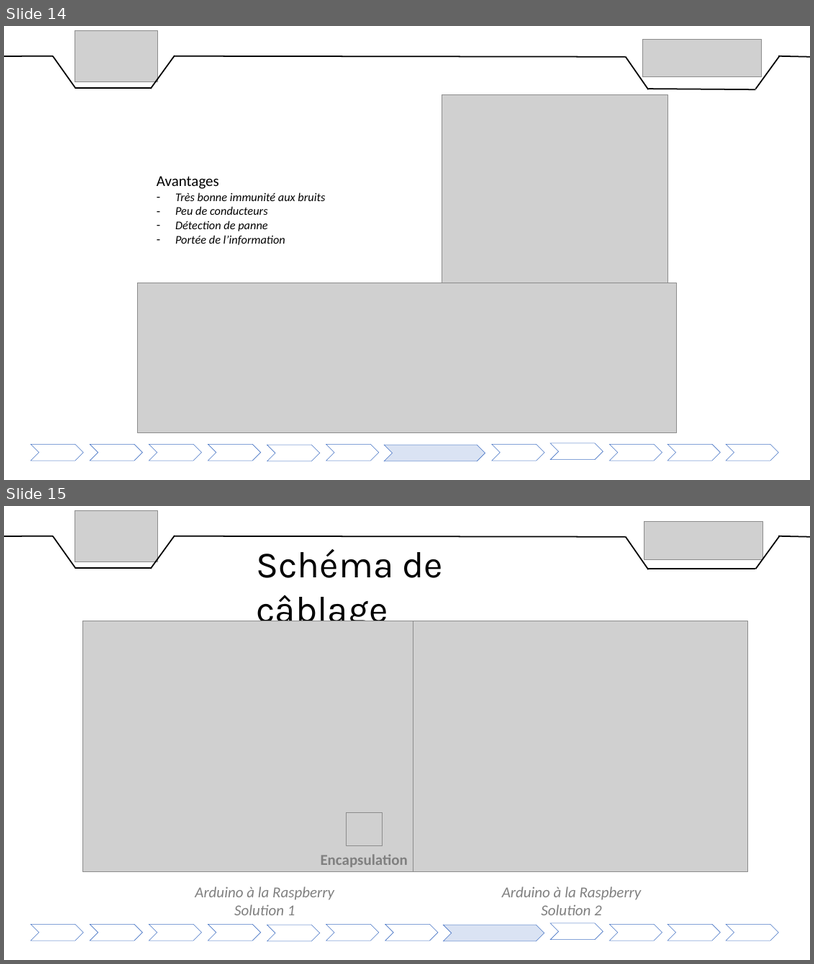
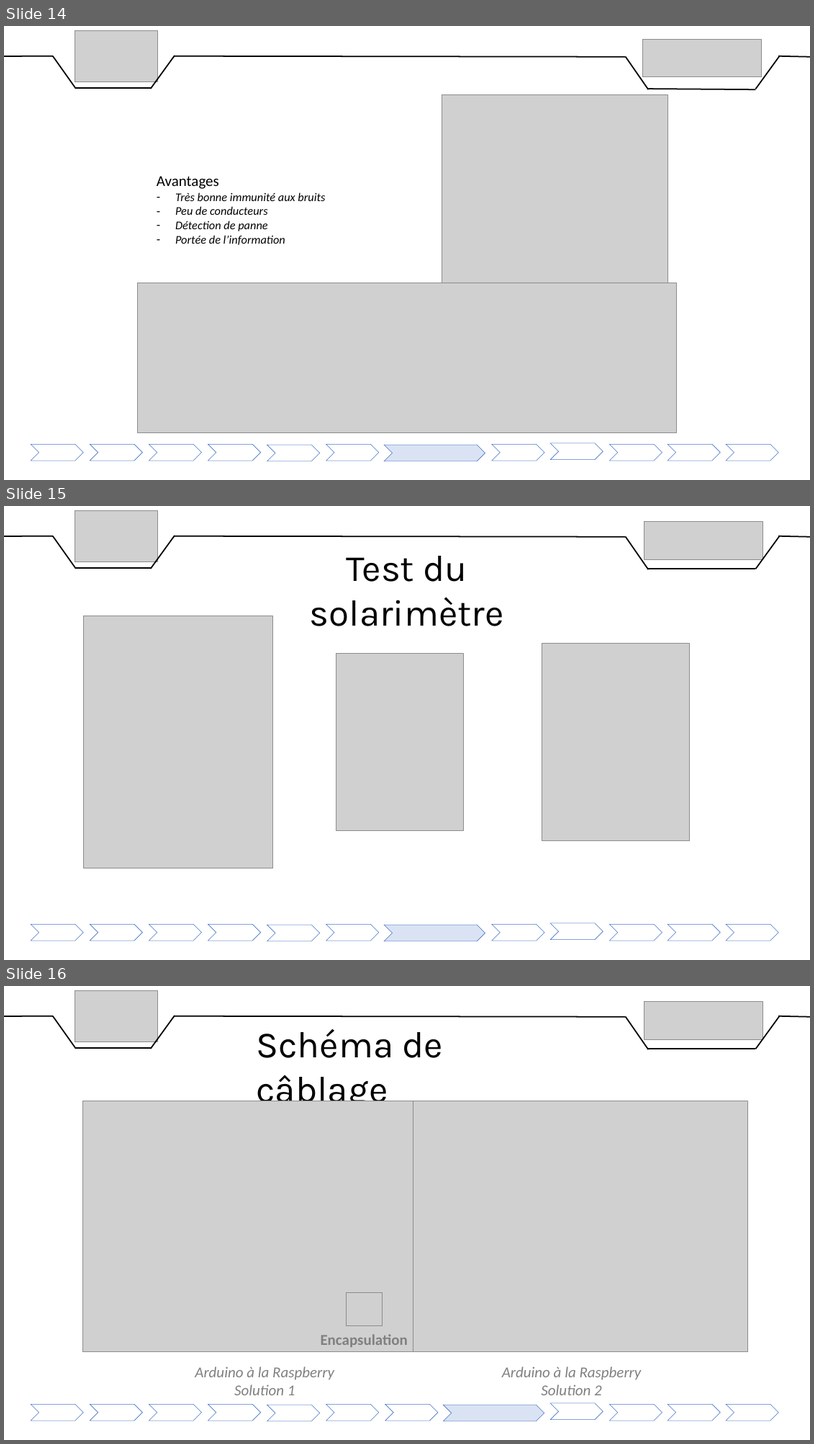
Before and after one commit to DylanChe/SupervisionSerre, a slide deck: oral_projet/revue_final/diaporama_revue_finale_willy.pptx. Shown one above the other, each under a label of ours: slides 14 and 15 before the commit, slides 14, 15 and 16 after it. The pictures are 814x964 and 814x1444 pixels, drawn with LibreOffice and Linux fonts; fonts in the diff are those of the drawing; grey boxes stand for pictures. Boxes give left, top, right and bottom in pixels: in the first picture for what was removed or moved away, otherwise in the second. Text is boxed around its words. In the diff, an @@ line names an element or a change of style, - is before the commit and + after.

```diff
--- a/oral_projet/revue_final/diaporama_revue_finale_willy.pptx
+++ b/oral_projet/revue_final/diaporama_revue_finale_willy.pptx
@@ slide 15 added at box(4, 506, 810, 960), background #FFFFFF @@
@@ picture added at box(75, 510, 158, 561) @@
@@ picture added at box(645, 522, 764, 559) @@
@@ line added from (4, 536) to (53, 536), #000000 1.5 pt @@
@@ line added from (53, 536) to (75, 569), #000000 1.5 pt @@
@@ line added from (175, 536) to (150, 569), #000000 1.5 pt @@
@@ line added from (174, 536) to (626, 537), #000000 1.5 pt @@
@@ line added from (626, 537) to (649, 569), #000000 1.5 pt @@
@@ line added from (780, 536) to (756, 569), #000000 1.5 pt @@
@@ line added from (779, 536) to (810, 537), #000000 1.5 pt @@
@@ line added from (75, 569) to (152, 569), #000000 1.5 pt @@
@@ text added at box(310, 556, 504, 626), 44 pt, text #000000 @@
+Test du solarimètre
@@ line added from (649, 569) to (756, 569), #000000 1.5 pt @@
@@ picture added at box(83, 616, 273, 867) @@
@@ picture added at box(337, 654, 464, 830) @@
@@ picture added at box(542, 644, 690, 840) @@
@@ chevron added at box(31, 924, 83, 940), outline #4472C4 0.5 pt @@
@@ chevron added at box(90, 924, 142, 940), outline #4472C4 0.5 pt @@
@@ chevron added at box(149, 924, 202, 940), outline #4472C4 0.5 pt @@
@@ chevron added at box(208, 924, 260, 940), outline #4472C4 0.5 pt @@
@@ chevron added at box(267, 924, 320, 941), outline #4472C4 0.5 pt @@
@@ chevron added at box(327, 924, 379, 940), outline #4472C4 0.5 pt @@
@@ chevron added at box(384, 924, 486, 941), fill #DAE3F3, outline #4472C4 0.5 pt @@
@@ chevron added at box(492, 924, 545, 940), outline #4472C4 0.5 pt @@
@@ chevron added at box(551, 923, 604, 939), outline #4472C4 0.5 pt @@
@@ chevron added at box(610, 924, 663, 940), outline #4472C4 0.5 pt @@
@@ chevron added at box(669, 924, 721, 940), outline #4472C4 0.5 pt @@
@@ chevron added at box(726, 924, 779, 940), outline #4472C4 0.5 pt @@
@@ what was slide 15 is now slide 16 @@
```
Also in this commit, not shown: 1 slide changed, 1 other file.
